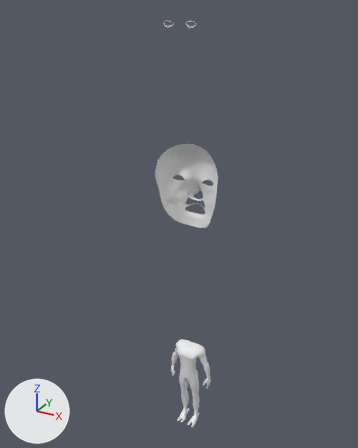
The Blender file blndr_xmn.blend: old version first, new version second.
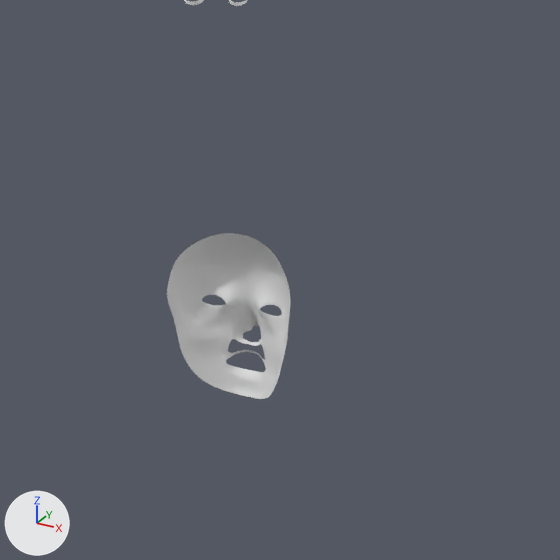
Each version appears first whole from a 50 mm lens placed at (4.84, -9.32, 10.6), pointed at (-0.32, 0.07, 5.91), and next in a close-up on the part from 20% to 99% of the width and 5% to 69% of the height. The axes (+X, +Y, +Z) are drawn at lower left. The lights are the same throughout.
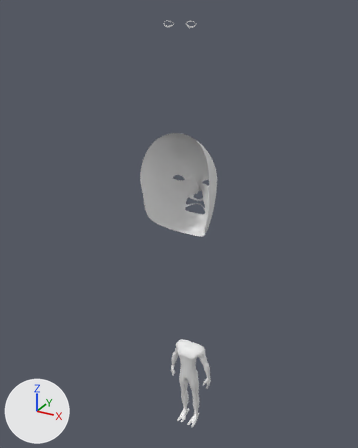
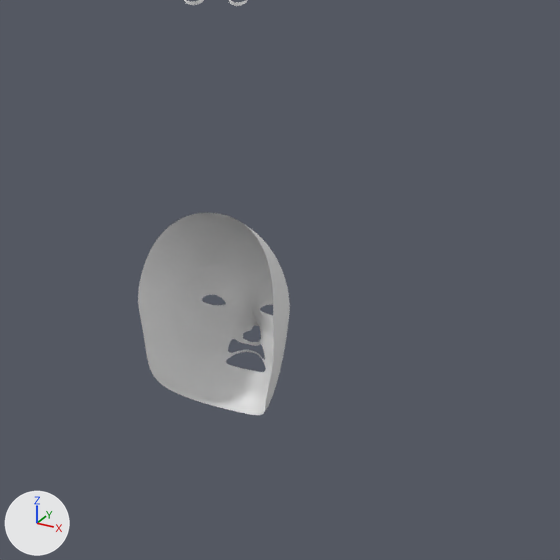
Commit message: rosto continuado (falta nariz)

Where the change shows, as pixel boxes (x1, y1, x2, y2) in the close-ups (560 x 560 px):
'Cube', reshaped
    before: (167, 0, 290, 399)
    after: (138, 0, 290, 415)
part 1 of me_cube, built on
    before: (167, 257, 290, 317)
    after: (138, 213, 289, 415)

Edits to the bpy script that builds the scene:
```text
Change me_cube:
    used by ob_cube; location = (0.0, 0.0, 1.91); scale = (0.214, 0.214, 0.214)
    remove me_cube.from_pydata(...)  # 996 vertices, 942 faces; spans x -3.6..0.0, y -2.4..2.5, z -8.7..39.4
    add me_cube.from_pydata(...)  # 1032 vertices, 976 faces; spans x -3.9..0.0, y -3.6..2.5, z -8.7..39.4
    me_cube part 1
    1 vertex is removed from x -3.6, y -1.1, z 24.5
    1 face is deleted
    1 vertex moves from x -3.5, y -0.9, z 25.5 to x -3.6, y -1.5, z 25.3
    37 vertices are added at x -3.9..0.0, y -3.6..1.1, z 17.7..29.4
    35 new faces join them, mat_branco (white #e7e7e7)
```
